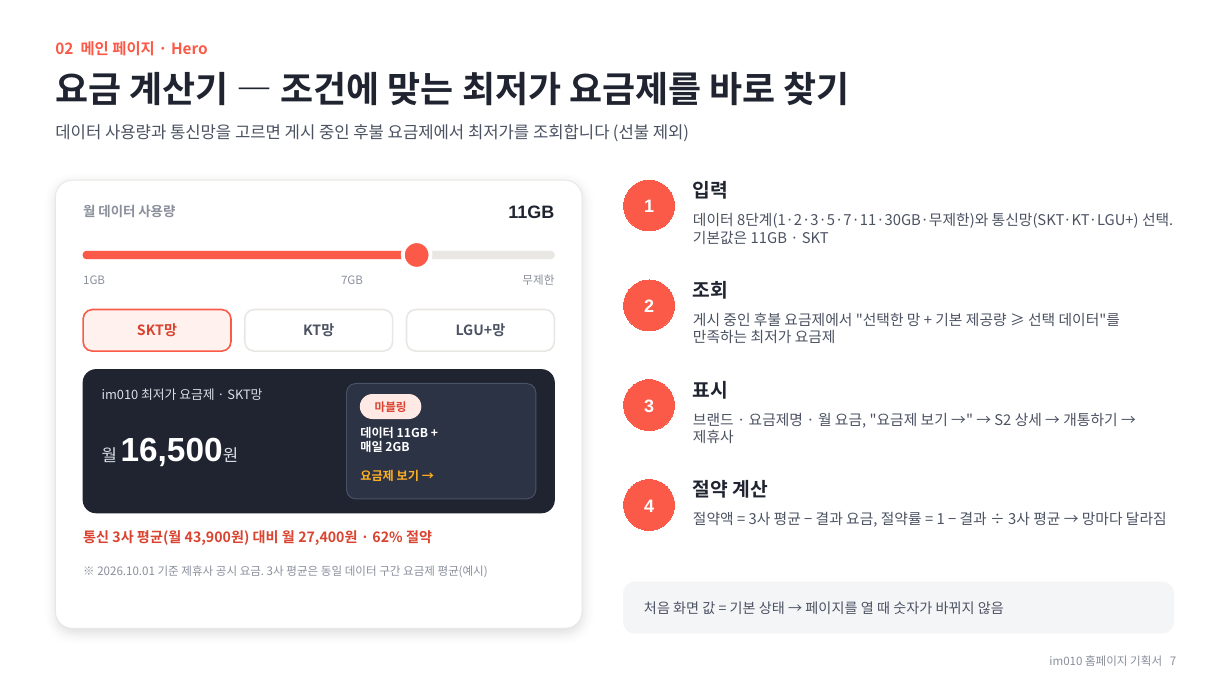
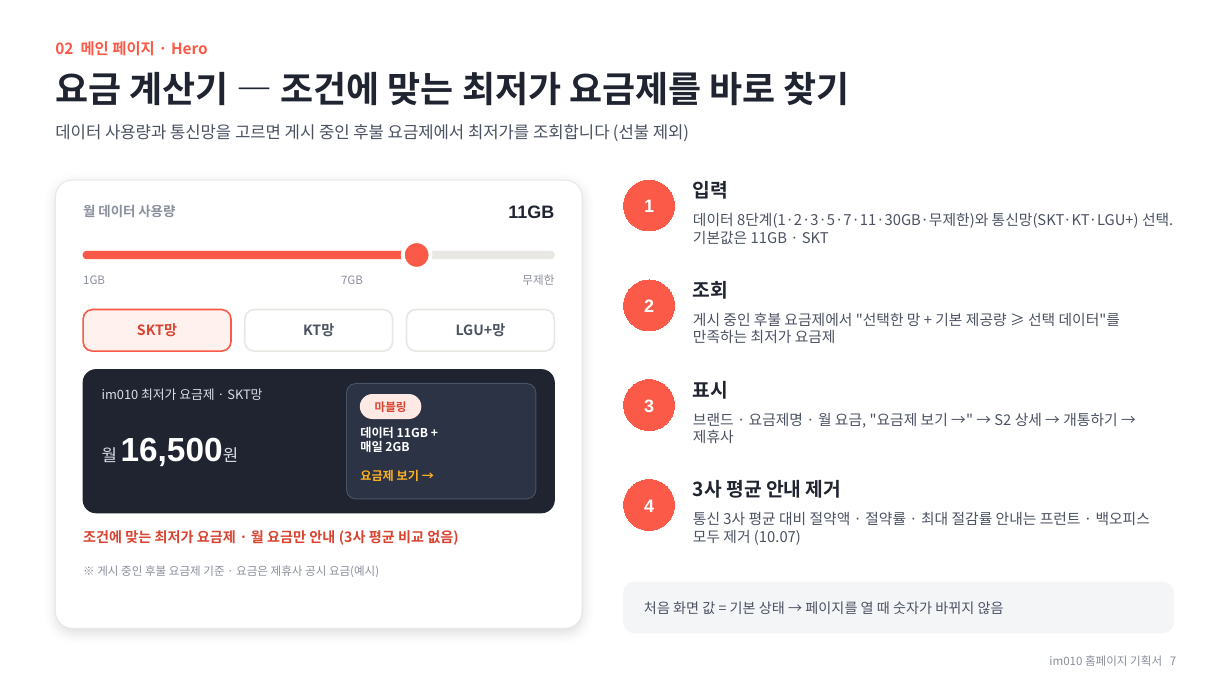
Before and after one commit to chlee-oss/im010, a slide deck: slide 7 of im010_기획서.pptx. Drawn at 1232x693 pixels with LibreOffice and Linux fonts; fonts in the diff are those of the drawing. Boxes give left, top, right and bottom in pixels: in the first picture for what was removed or moved away, otherwise in the second. Text is boxed around its words. In the diff, an @@ line names an element or a change of style, - is before the commit and + after.

```diff
--- a/im010_기획서.pptx
+++ b/im010_기획서.pptx
@@ text at [693,480,841,498]: text changed @@
-절약 계산
+3사 평균 안내 제거
@@ text at [83,528,458,546]: text changed @@
-통신 3사 평균(월 43,900원) 대비 월 27,400원 · 62% 절약
+조건에 맞는 최저가 요금제 · 월 요금만 안내 (3사 평균 비교 없음)
@@ text at [693,512,1150,545]: text changed @@
-절약액 = 3사 평균 − 결과 요금, 절약률 = 1 − 결과 ÷ 3사 평균 → 망마다 달라짐
+통신 3사 평균 대비 절약액 · 절약률 · 최대 절감률 안내는 프런트 · 백오피스 모두 제거 (10.07)
@@ text at [97,565,379,577]: text changed @@
-※ 2026.10.01 기준 제휴사 공시 요금. 3사 평균은 동일 데이터 구간 요금제 평균(예시)
+※ 게시 중인 후불 요금제 기준 · 요금은 제휴사 공시 요금(예시)
```
Also in this commit, not shown: 24 other slides changed, 3 other files.
